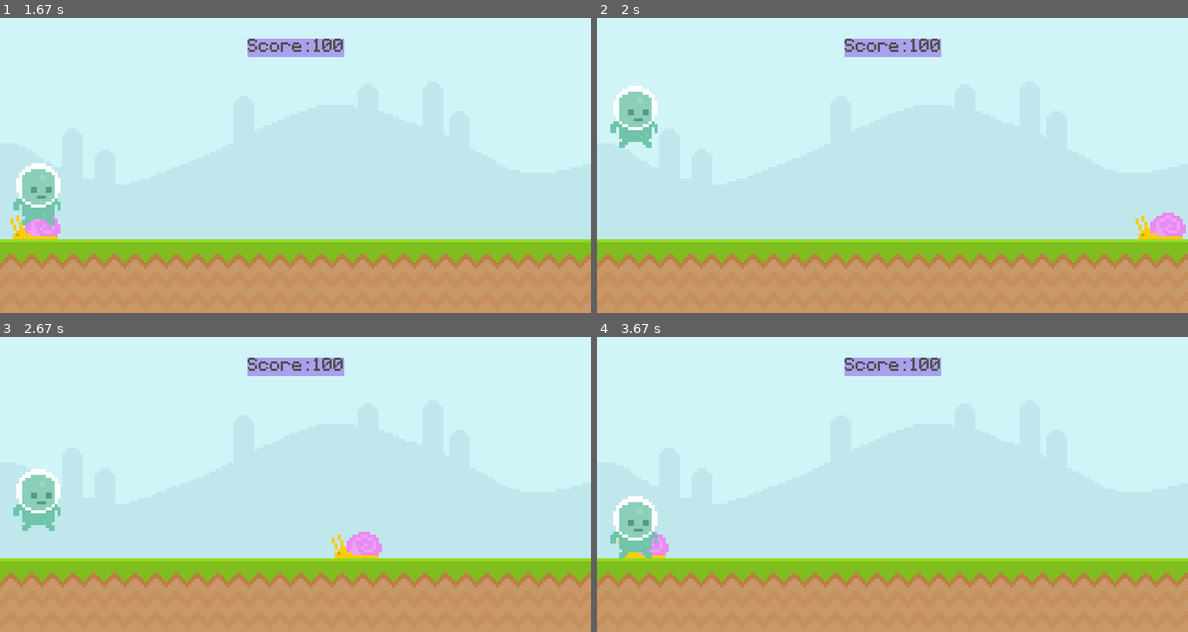
Above: before the commit, frames 1-4 (two rows, left to right).
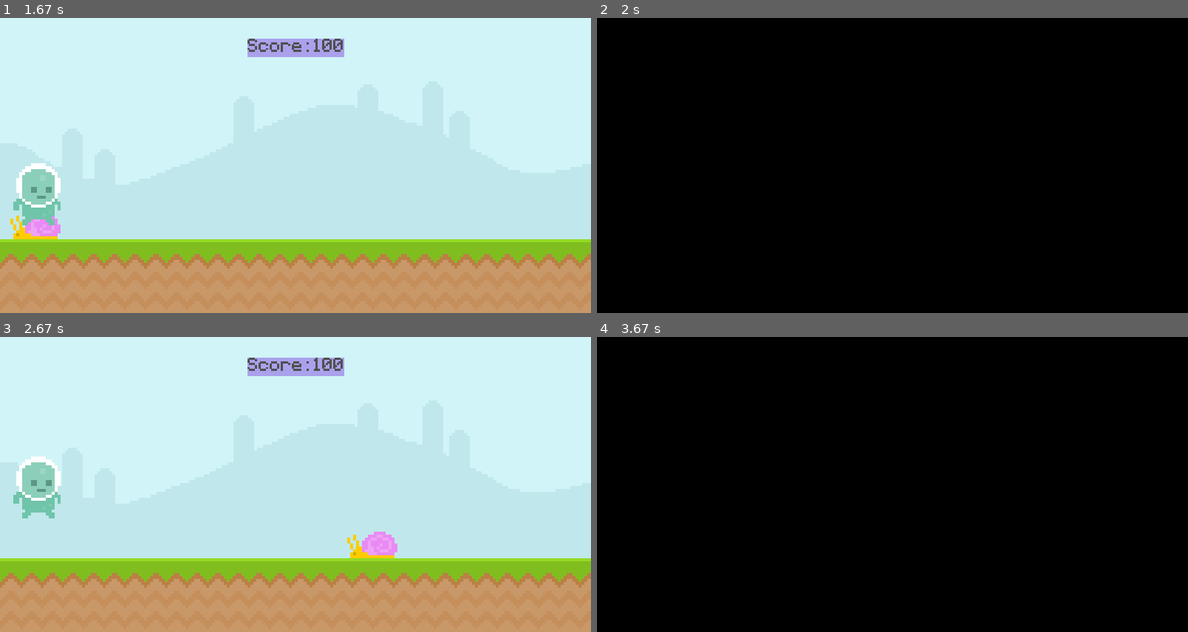
Above: after the commit, the same moments.

Repository: h3nrey/LearnPygame
Game: pygame game, started from init.py
Two runs of this game, one before a commit and one after it. Both use one fixed random seed, a clock stepped at 60 frames per second and the inputs below.
Inputs:
- Up to frame 1 (1.67 s): tap Space at 0.33, 0.73, 1.03, 1.57 s
- Up to frame 2 (2 s): tap Space at 1.87 s
- Up to frame 3 (2.67 s): hold R 2-2.53 s; tap Space at 2.07, 2.37, 2.63 s
- Up to frame 4 (3.67 s): tap Space at 2.93 s

Frame 1 is identical in both runs. In frame 2, 100% of the frame differs, in the area x 0-100%, y 0-100%; in frame 3, 1.8%; in frame 4, 100%.

Commit message:
add player collision and game state handling

Diff:
--- a/init.py
+++ b/init.py
@@ -11,6 +11,9 @@
 # Tick do Game
 clock = pygame.time.Clock();
 FPS = 60;
+
+# Game states
+gameActive = True;
 
 # FONTS
 textFont = pygame.font.Font("font/Pixeltype.ttf", 40);
@@ -33,42 +36,59 @@
 snailPosX = 700
 
 line = pygame.Surface((10,10))
+
 # Game Loop
 while True:
     for event in pygame.event.get():
         if event.type == pygame.QUIT:
             pygame.quit();
             exit(); # this is just a more acurate way of put a break here
+        if(gameActive == False):
+            if event.type == pygame.KEYDOWN:
+                if event.key == pygame.K_r:
+                    gameActive = True;
+                    print(f"gameActive: {gameActive}");
+        else:
+            if(canJump):
+                if event.type == pygame.MOUSEBUTTONDOWN:
+                    gravity = jumpForce;
+                if event.type == pygame.KEYDOWN:
+                    if(event.key == pygame.K_SPACE):
+                        gravity = jumpForce;
+            canJump = False;
 
-        if(canJump):
-            if event.type == pygame.MOUSEBUTTONDOWN:
-                gravity = jumpForce;
-            if event.type == pygame.KEYDOWN:
-                if(event.key == pygame.K_SPACE):
-                    gravity = jumpForce;
-        canJump = False;
-
-    screen.blit(skySurface, (0,0));
-    screen.blit(groundSurface, (0,300));
-    pygame.draw.rect(screen, "#aaa1ed", scoreRect)
-    pygame.draw.rect(screen, "#aaa1ed", scoreRect, 10)
-    screen.blit(scoreText, scoreRect);
+    if(gameActive):
+        screen.blit(skySurface, (0,0));
+        screen.blit(groundSurface, (0,300));
+        pygame.draw.rect(screen, "#aaa1ed", scoreRect)
+        pygame.draw.rect(screen, "#aaa1ed", scoreRect, 10)
+        screen.blit(scoreText, scoreRect);
 
 
-    snailSpeed = 7;
-    snailRect.left -= snailSpeed;
-    if (snailRect.left <= -100): snailRect.left = 750;
-    screen.blit(snailSurf, snailRect);
+        snailSpeed = 7;
+        snailRect.left -= snailSpeed;
+        if (snailRect.left <= -100): snailRect.left = 750;
+        screen.blit(snailSurf, snailRect);
 
-    # Player
-    gravity += 1;
-    playerRect.y += gravity;
+        # Player
+        gravity += 1;
+        playerRect.y += gravity;
 
-    if(playerRect.bottom >= 300):
-        canJump = True;
-        playerRect.bottom = 300;
+        if(playerRect.bottom >= 300):
+            canJump = True;
+            playerRect.bottom = 300;
 
-    screen.blit(playerSurf, playerRect);
+        screen.blit(playerSurf, playerRect);
+
+        # Collision
+        if(playerRect.colliderect(snailRect)):
+            gameActive = False;
+            # print("TEste")
+
+    else:
+        screen.fill("Black")
+        snailRect.left = 750;
+        print("Game finished")
 
     # Draw all elements
     pygame.display.update();
